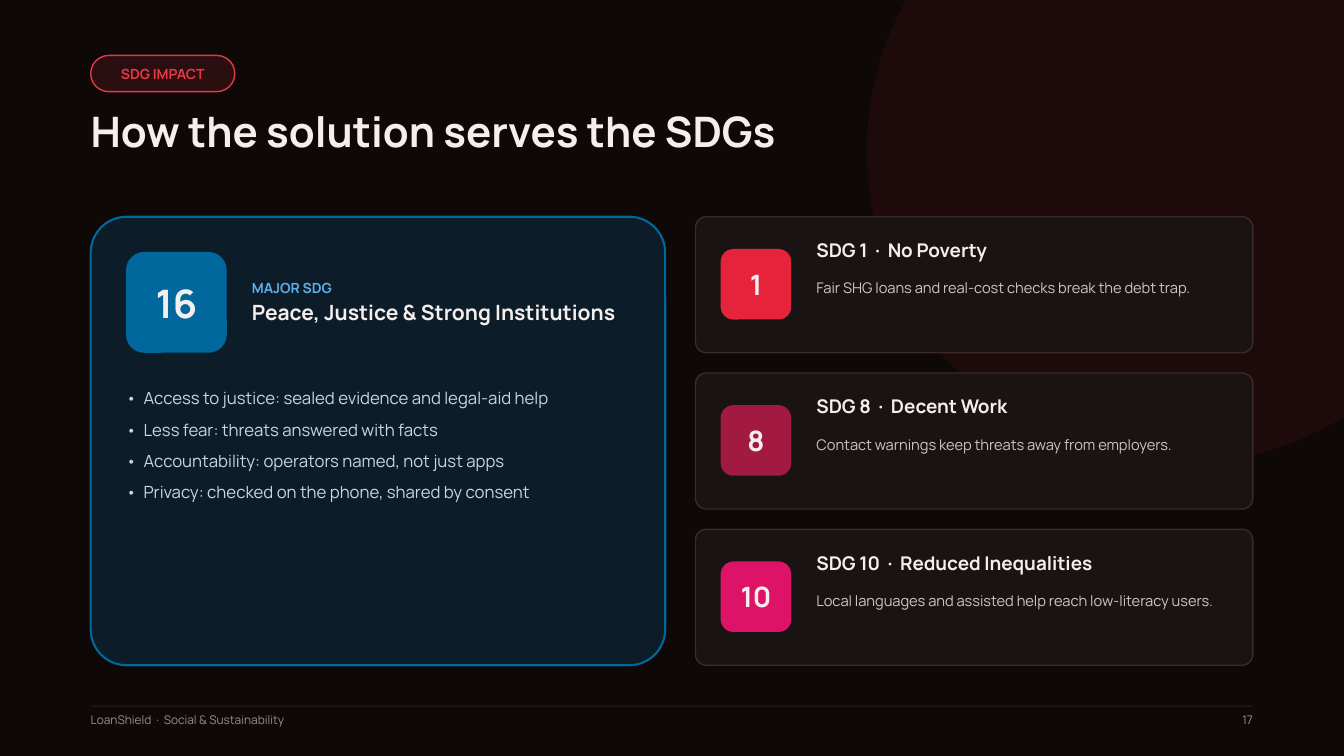
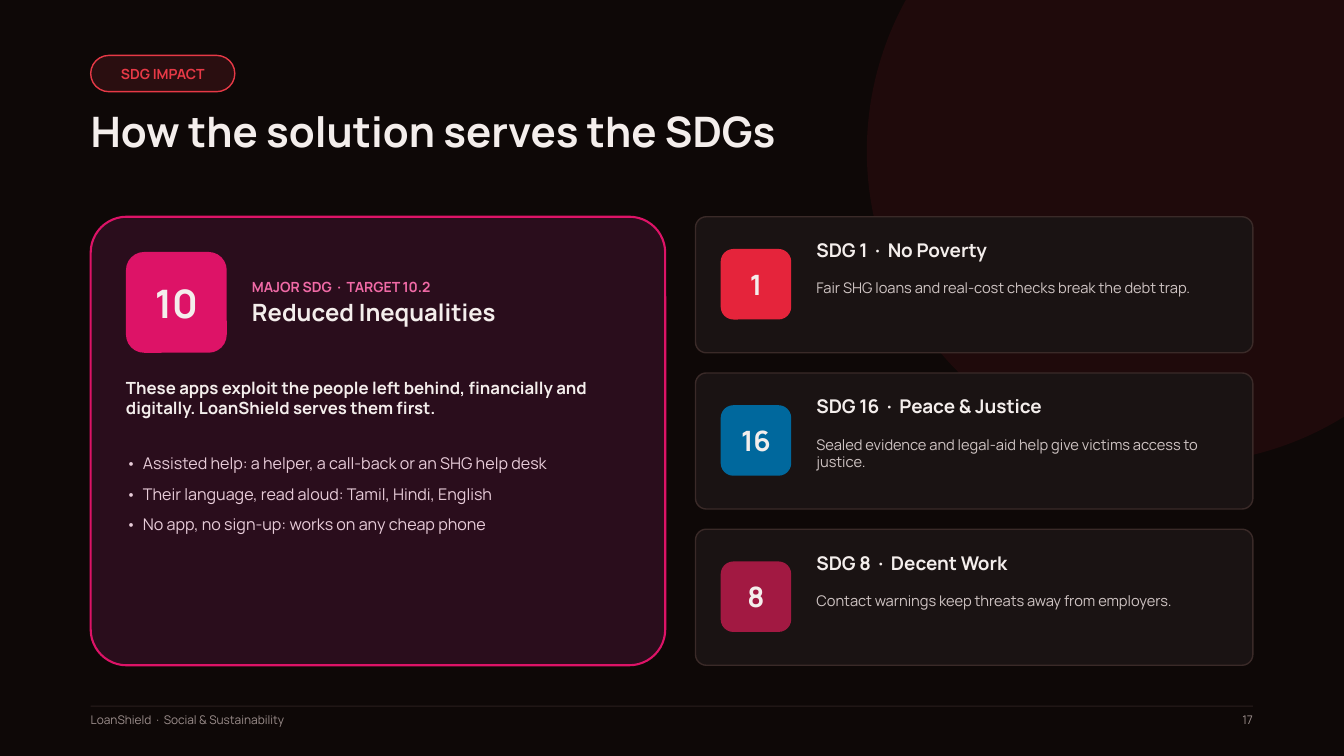
Before and after one commit to Karthik705/loan-shield, a slide deck: slide 17 of presentation/LoanShield_SDG_Project.pptx. Drawn at 1344x756 pixels with LibreOffice and Linux fonts; fonts in the diff are those of the drawing. Boxes give left, top, right and bottom in pixels: in the first picture for what was removed or moved away, otherwise in the second. Text is boxed around its words. In the diff, an @@ line names an element or a change of style, - is before the commit and + after.

```diff
--- a/presentation/LoanShield_SDG_Project.pptx
+++ b/presentation/LoanShield_SDG_Project.pptx
@@ rounded rectangle at [91, 217, 665, 665]: fill #0C1C28 to #2A0D1C; outline #00689D 1.5 pt to #DD1367 1.5 pt @@
@@ text "10": place and size @@
-text "10" at [741, 586, 772, 608]
+text "10" at [155, 289, 198, 319]
@@ text "10" at [155, 289, 198, 319]: size 20 to 28 pt @@
@@ rounded rectangle at [126, 252, 227, 353]: fill #00689D to #DD1367 @@
@@ text "MAJOR SDG · TARGET 10.2" at [252, 281, 496, 327]: vertical alignment top to middle @@
@@ text at [252, 281, 496, 327]: text changed; size 13.5 to 10 pt; text colour #F4EEEC to #F06AA6 @@
-SDG 10 · Reduced Inequalities
+MAJOR SDG · TARGET 10.2
+Reduced Inequalities
@@ text added at [126, 381, 586, 419], 12 pt, text #F4EEEC, bold @@
+These apps exploit the people left behind, financially and digitally. LoanShield serves them first.
@@ text removed at [144, 391, 549, 502] @@
-• Access to justice: sealed evidence and legal-aid help
-• Less fear: threats answered with facts
-• Accountability: operators named, not just apps
-• Privacy: checked on the phone, shared by consent
@@ text "16": place and size @@
-text "16" at [156, 289, 197, 319]
+text "16" at [741, 430, 771, 452]
@@ text "16" at [741, 430, 771, 452]: size 28 to 20 pt @@
@@ rounded rectangle at [721, 405, 791, 476]: fill #A21942 to #00689D @@
@@ text at [816, 399, 1042, 414]: text changed; size 15 to 13.5 pt @@
-MAJOR SDG
-Peace, Justice & Strong Institutions
+SDG 16 · Peace & Justice
@@ text "SDG 16 · Peace & ..." at [816, 399, 1042, 414]: vertical alignment middle to top @@
@@ text added at [816, 439, 1198, 471], 10.5 pt, text #CFC4C3 @@
+Sealed evidence and legal-aid help give victims access to justice.
@@ text added at [143, 457, 546, 534], 11.5 pt, text #E8CCD9 @@
+• Assisted help: a helper, a call-back or an SHG help desk
+• Their language, read aloud: Tamil, Hindi, English
+• No app, no sign-up: works on any cheap phone
@@ 3 texts: place and size @@
-3 texts at [747, 399, 1171, 454]
+3 texts at [747, 556, 1171, 610]
@@ rounded rectangle at [721, 562, 791, 632]: fill #DD1367 to #A21942 @@
@@ text removed at [816, 595, 1213, 610] @@
-Local languages and assisted help reach low-literacy users.
```
Also in this commit, not shown: 5 other files.
